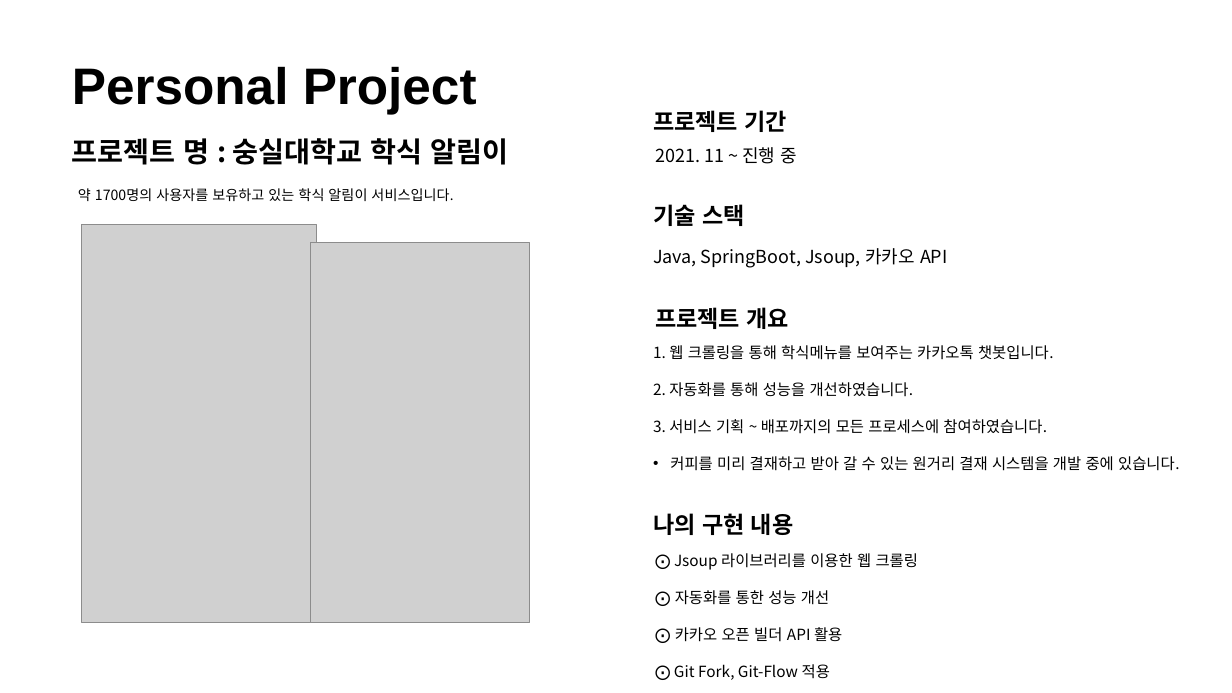
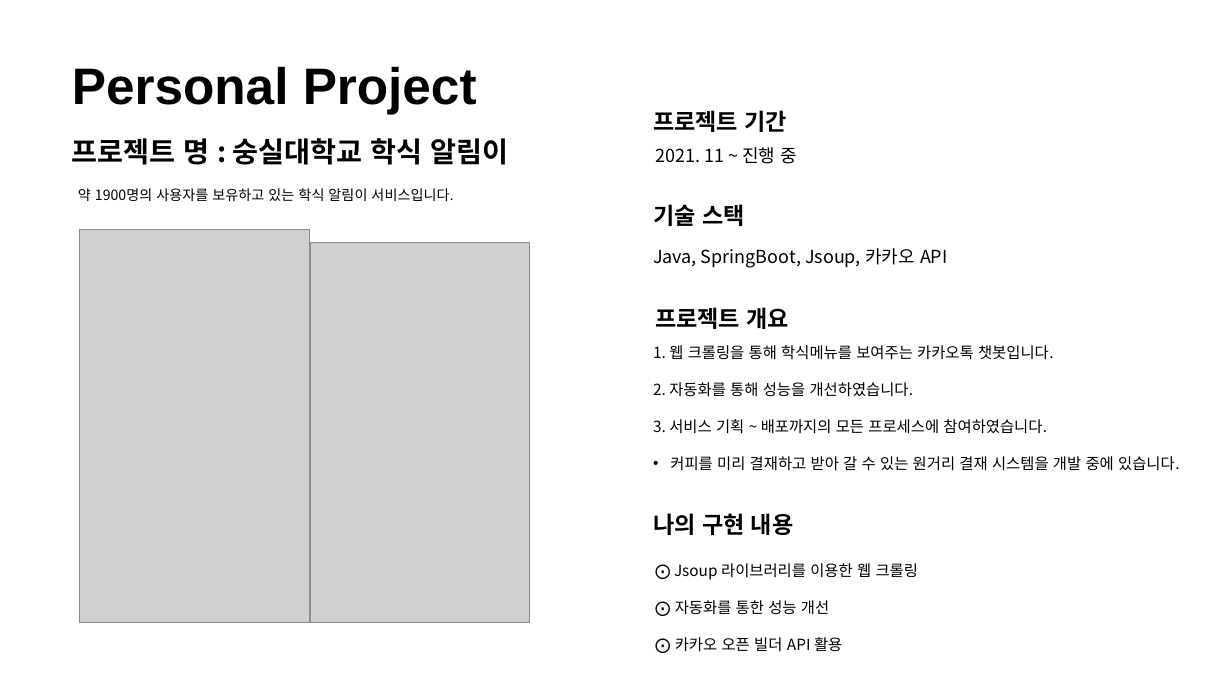
Before and after one commit to ohjinhokor/PortFolio, a slide deck: slide 4 of 오진호 포토폴리오.pptx. Drawn at 1232x693 pixels with LibreOffice and Linux fonts; fonts in the diff are those of the drawing; grey boxes stand for pictures; background and template pictures are left out. Boxes give left, top, right and bottom in pixels: in the first picture for what was removed or moved away, otherwise in the second. Text is boxed around its words. In the diff, an @@ line names an element or a change of style, - is before the commit and + after.

```diff
--- a/오진호 포토폴리오.pptx
+++ b/오진호 포토폴리오.pptx
@@ text at [78,188,453,201]: text changed @@
-약 1700명의 사용자를 보유하고 있는 학식 알림이 서비스입니다.
+약 1900명의 사용자를 보유하고 있는 학식 알림이 서비스입니다.
@@ picture: place and size @@
-picture at [82,225,317,623]
+picture at [79,229,310,623]
@@ text "⨀ Jsoup 라이브러리를 이용한 웹 ...": place and size @@
-text "⨀ Jsoup 라이브러리를 이용한 웹 ..." at [674,553,918,680]
+text "⨀ Jsoup 라이브러리를 이용한 웹 ..." at [674,563,918,652]
@@ text at [674,664,830,680]: paragraph removed @@
-⨀ Git Fork, Git-Flow 적용
```
Also in this commit, not shown: 1 other slide changed, 1 other file.
